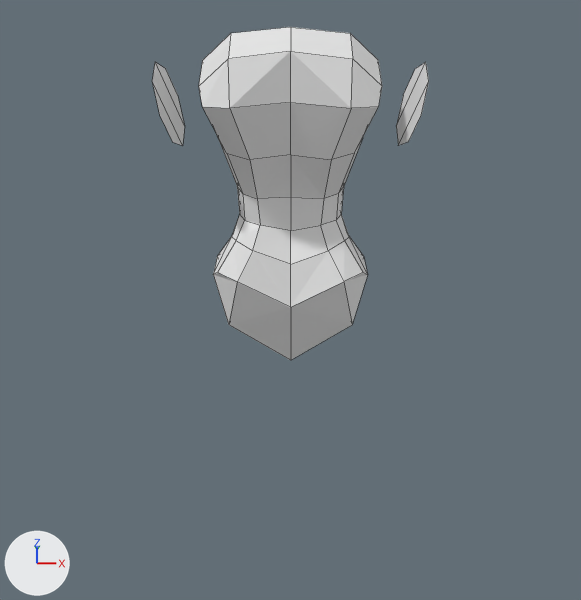
The Blender file CharacterProject2020.blend, before and after one commit.
The view is the same before and after, from a 50 mm camera at (0.0, -5.78, 1.76) aimed at (0.0, 0.29, -2.3). Lighting does not change. The marker at lower left points along +X, +Y and +Z. Mesh edges are drawn as thin lines.
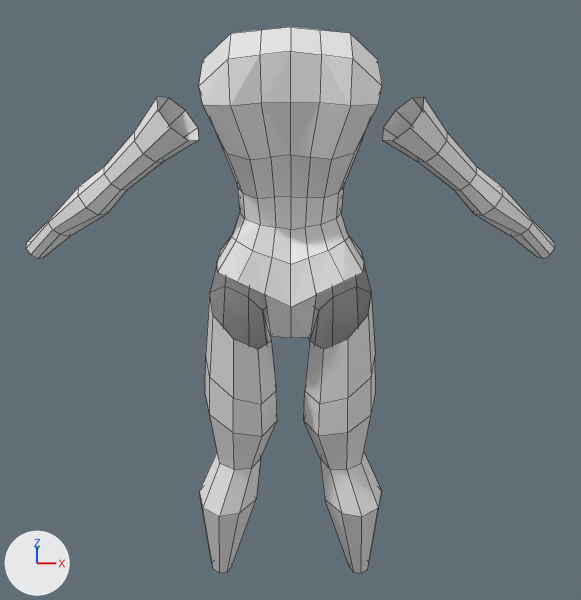
The change in detail:
me_cube_001 is used by ob_cube; location (0.0, 0.0, 0.0).
me_cube_001 had 64 vertices, 50 faces and spanned x -1.0..0.0, y -0.42..0.51, z -2.64..0.16.
me_cube_001 now has 166 vertices, 142 faces and spans x -2.24..0.0, y -0.46..0.51, z -5.55..0.16.
me_cube_001 part 1: a new loose piece of 48 vertices spanning x -2.24..-0.7, y -0.12..0.32, z -1.77..-0.34.
Part 2, on me_cube_001:
10 vertices are removed from x -1.0..-0.49, y -0.33..0.42, z -2.28..-0.09.
22 faces are deleted.
3 vertices in x -0.38..0.0, y -0.06..-0.01, z -1.1..-1.09 move by (0.0, 0.03, -0.01).
3 vertices in x -0.41..-0.24, y -0.1..0.08, z -1.32..-1.31 move by (0.0, 0.04, -0.01).
24 vertices move from x -0.63..0.0, y -0.34..0.48, z -2.64..-0.08 to x -0.63..0.0, y -0.3..0.45, z -2.39..-0.11.
64 vertices are added at x -0.91..-0.12, y -0.46..0.5, z -5.55..0.13.
74 new faces join them.

Where the change shows, as pixel boxes (x1, y1, x2, y2) in the pictures (581 x 600 px):
'Cube', reshaped (91% wider, 64% taller): before (152, 27, 429, 360); after (26, 27, 555, 573)
part 1 of me_cube_001, added: after (26, 97, 555, 259)
part 2 of me_cube_001, built on: before (152, 30, 429, 360); after (199, 30, 382, 573)
